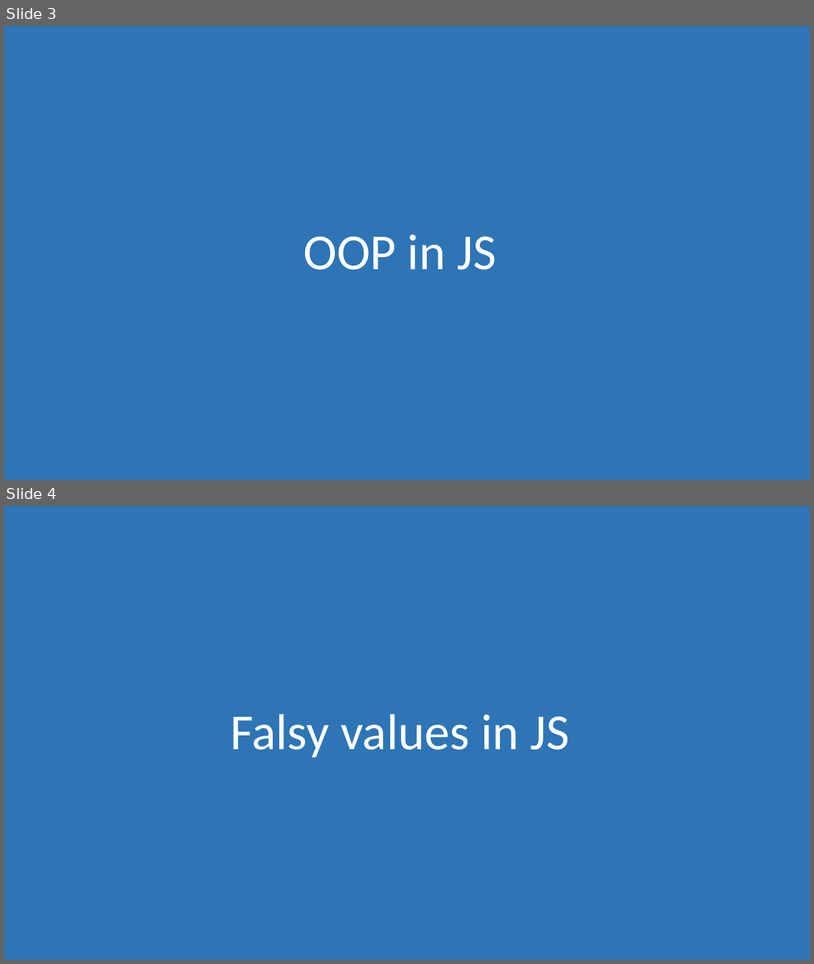
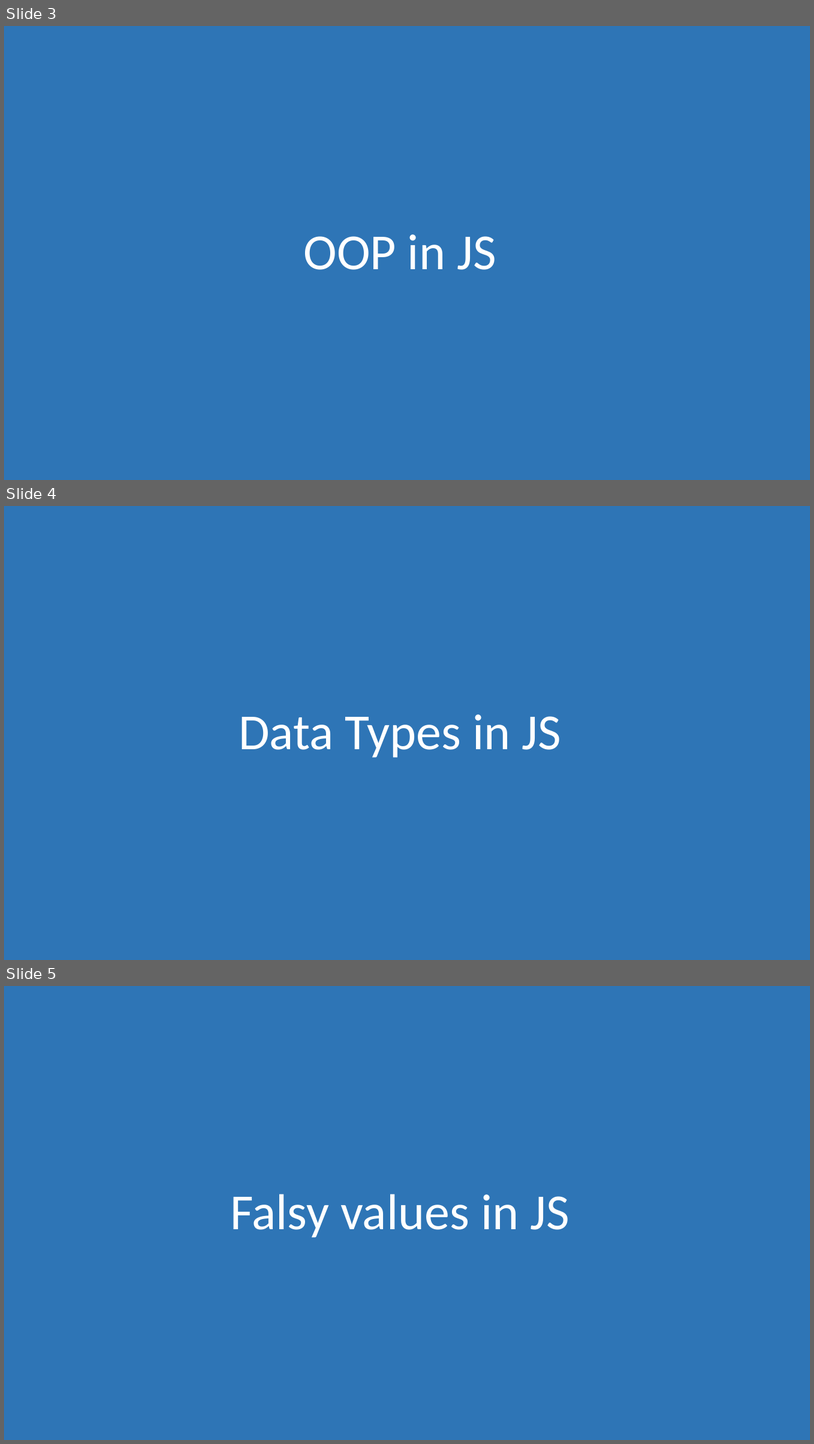
Before and after one commit to morkkis/PWD, a slide deck: presentations/chapter-1/Practical Web Dev.pptx. Shown one above the other, each under a label of ours: slides 3 and 4 before the commit, slides 3, 4 and 5 after it. The pictures are 814x964 and 814x1444 pixels, drawn with LibreOffice and Linux fonts; fonts in the diff are those of the drawing. Boxes give left, top, right and bottom in pixels: in the first picture for what was removed or moved away, otherwise in the second. Text is boxed around its words. In the diff, an @@ line names an element or a change of style, - is before the commit and + after.

```diff
--- a/presentations/chapter-1/Practical Web Dev.pptx
+++ b/presentations/chapter-1/Practical Web Dev.pptx
@@ slide 4 added at <box>4,506,810,960</box>, background #FFFFFF @@
@@ rectangle added at <box>4,506,810,960</box>, fill #2E75B6 @@
@@ title added at <box>239,714,561,757</box>, 60 pt, text #FFFFFF @@
+Data Types in JS
@@ what was slide 4 is now slide 5 @@
```
Also in this commit, not shown: 4 other files.
